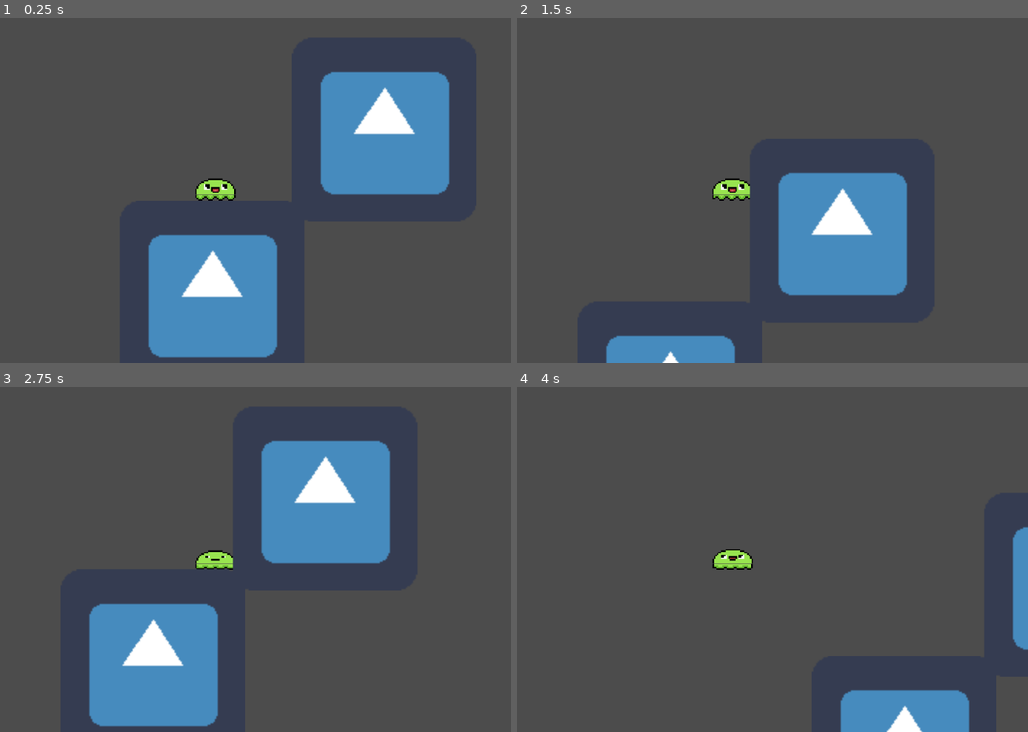
Above: before the commit, frames 1-4 (two rows, left to right).
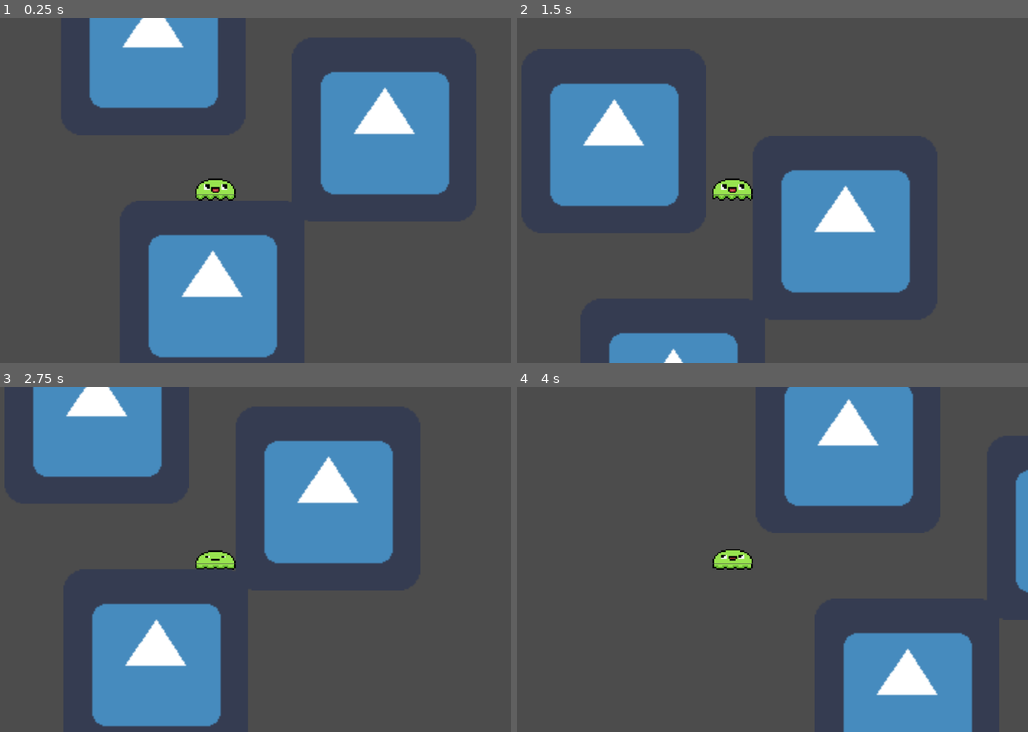
Above: after the commit, the same moments.

Repository: BrooklinJazz/GeweyTheSlime
Game: Godot game, scene res://Player.tscn
Two runs of this game, one before a commit and one after it. Both use one fixed random seed, a clock stepped at 60 frames per second and the inputs below. The engine's default icon, where the game draws it, is replaced by a stand-in: a white triangle on a blue panel in a dark square.
Inputs:
- Up to frame 1 (0.25 s): no input
- Up to frame 2 (1.5 s): tap Enter at 0.5 s; hold Shift (grip) 0.53-1.28 s; hold D (right) from 0.53 s (still down); tap W (jump) at 0.77 s; tap Shift (grip) at 1.35 s
- Up to frame 3 (2.75 s): tap W (jump) at 1.52 s; release D (right) at 2.03 s; hold A (left) from 2.03 s (still down); hold Shift (grip) from 2.03 s (still down)
- Up to frame 4 (4 s): keep holding A (left); release Shift (grip) at 2.78 s; tap Shift (grip) at 2.85 s; tap W (jump) at 3.02, 3.77 s; hold Shift (grip) from 3.53 s (still down)

The runs differ from the first frame. In frame 1, 6.5% of the frame differs, in the area x 17-43%, y 0-27%; in frame 2, 11%; in frame 3, 8.1%; in frame 4, 15%, in the area x 52-100%, y 0-100%.

Commit message:
implement ceiling movement

Diff:
--- /dev/null
+++ b/CeilingMovement.gd
@@ -0,0 +1,22 @@
+extends Node
+
+const SPEED = 100 * 50
+
+class_name CeilingMovement
+
+var character
+func _init(parent):
+	character = parent
+
+func main(delta):
+	climb(delta)
+	self.character.move_and_slide(Player.motion, Vector2.UP)
+
+func climb(delta):
+	Player.motion.y = -1
+	if (Player.state.direction == Enums.Direction.LEFT):
+		Player.motion.x = -SPEED * delta
+	elif (Player.state.direction == Enums.Direction.RIGHT):
+		Player.motion.x = SPEED * delta
+	else:
+		Player.motion.x = 0
--- a/Physics.gd
+++ b/Physics.gd
@@ -1,7 +1,9 @@
 extends Node
 
 func movement_factory(character):
-	if (Player.state.airborn == Enums.Airborn.ON_WALL and Player.state.movement == Enums.Movement.GRIP):
+	if (Player.state.airborn == Enums.Airborn.ON_CEILING and Player.state.movement == Enums.Movement.GRIP):
+		return CeilingMovement.new(character)
+	elif (Player.state.airborn == Enums.Airborn.ON_WALL and Player.state.movement == Enums.Movement.GRIP):
 		return WallMovement.new(character)
 	else:
 		return GroundMovement.new(character)
--- a/Player.tscn
+++ b/Player.tscn
@@ -15,6 +15,7 @@
 [ext_resource path="res://PlayerVariables.gd" type="Script" id=13]
 [ext_resource path="res://GroundMovement.gd" type="Script" id=14]
 [ext_resource path="res://WallMovement.gd" type="Script" id=15]
+[ext_resource path="res://CeilingMovement.gd" type="Script" id=16]
 
 [sub_resource type="RectangleShape2D" id=1]
 extents = Vector2( 13.9702, 7.37109 )
@@ -205,6 +206,9 @@
 [node name="WallMovement" type="Node" parent="Character/Physics"]
 script = ExtResource( 15 )
 
+[node name="CeilingMovement" type="Node" parent="Character/Physics"]
+script = ExtResource( 16 )
+
 [node name="PlayerVariables" type="Node" parent="Character"]
 script = ExtResource( 13 )
 
@@ -221,6 +225,17 @@
 position = Vector2( -1.70705, 69.562 )
 shape = SubResource( 27 )
 
+[node name="StaticBody2D3" type="StaticBody2D" parent="."]
+position = Vector2( -40.9521, -173.547 )
+
+[node name="Sprite" type="Sprite" parent="StaticBody2D3"]
+position = Vector2( -2.43322, 76.0648 )
+texture = ExtResource( 8 )
+
+[node name="CollisionShape2D" type="CollisionShape2D" parent="StaticBody2D3"]
+position = Vector2( -1.70705, 83.0462 )
+shape = SubResource( 27 )
+
 [node name="StaticBody2D2" type="StaticBody2D" parent="."]
 position = Vector2( 119.361, -113.368 )
 
@@ -229,5 +244,5 @@
 texture = ExtResource( 8 )
 
 [node name="CollisionShape2D" type="CollisionShape2D" parent="StaticBody2D2"]
-position = Vector2( -1.70705, 69.562 )
+position = Vector2( -3.70473, 69.3123 )
 shape = SubResource( 27 )
--- a/project.godot
+++ b/project.godot
@@ -9,6 +9,11 @@
 config_version=4
 
 _global_script_classes=[ {
+"base": "Node",
+"class": "CeilingMovement",
+"language": "GDScript",
+"path": "res://CeilingMovement.gd"
+}, {
 "base": "Node",
 "class": "GroundMovement",
 "language": "GDScript",
@@ -35,6 +40,7 @@
 "path": "res://WallMovement.gd"
 } ]
 _global_script_class_icons={
+"CeilingMovement": "",
 "GroundMovement": "",
 "PlayerAnimate": "",
 "PlayerPhysics": "",
Not shown: 1 places in Player.tscn that only renumber resources
